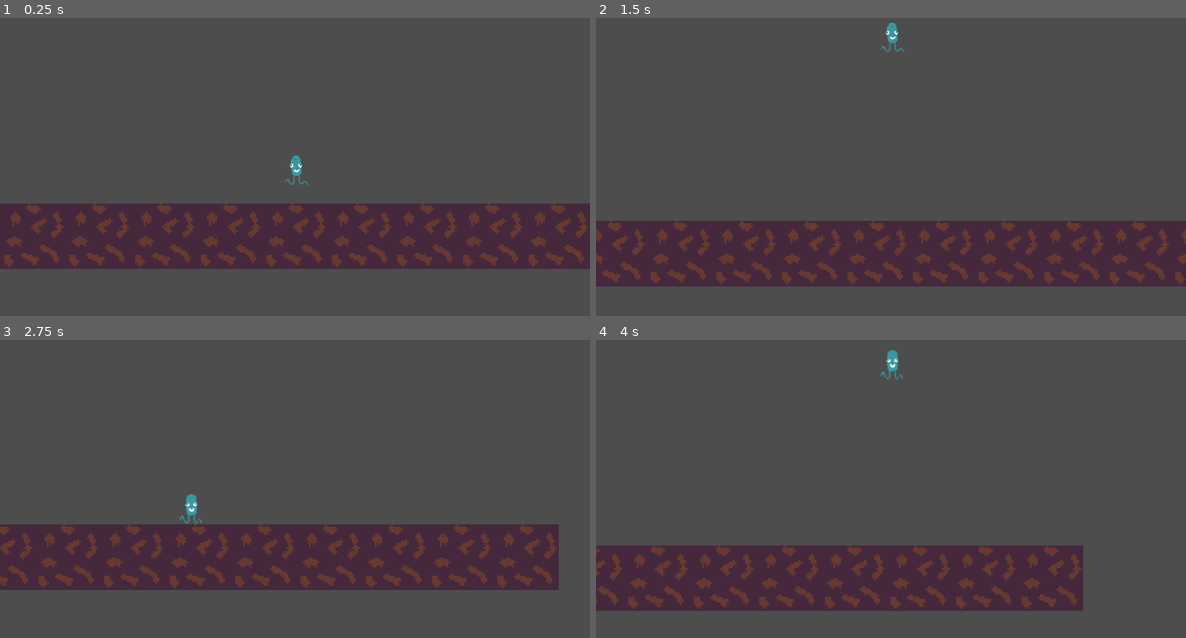
Above: before the commit, frames 1-4 (two rows, left to right).
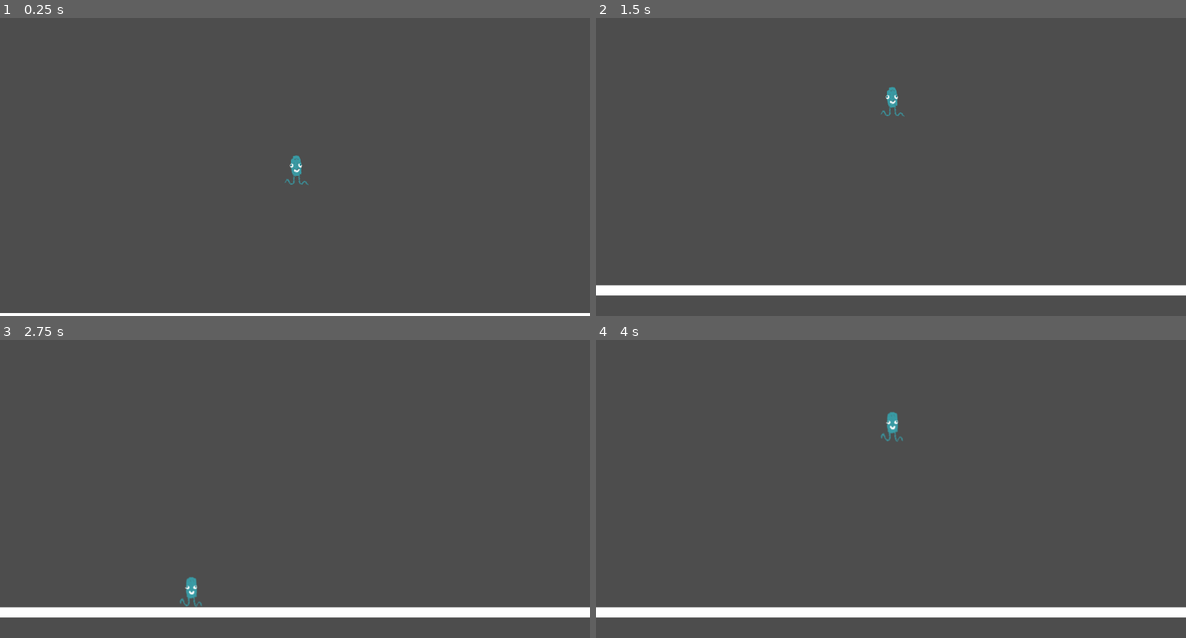
Above: after the commit, the same moments.

Repository: ThePressedGames/Hell-o-Borus
Game: Godot game, scene res://Scenes/PrototypeScenes/ProceduralGeneration/procedural_generation_test.tscn
Same seed, same stepped clock (60 frames per second), same inputs: the game is played once before the commit and once after it.
Inputs:
- Up to frame 1 (0.25 s): no input
- Up to frame 2 (1.5 s): hold Right (move-right) from 0.53 s (still down); tap Space (jump) at 0.77 s
- Up to frame 3 (2.75 s): tap Space (jump) at 1.52 s; release Right (move-right) at 2.03 s; hold Left (move-left) from 2.03 s (still down)
- Up to frame 4 (4 s): release Left (move-left) at 2.78 s; hold Right (move-right) from 2.78 s (still down); tap Space (jump) at 3.02, 3.77 s

The runs differ from the first frame. In frame 1, 23% of the frame differs, in the area x 0-100%, y 62-100%; in frame 2, 26%, in the area x 0-100%, y 1-94%; in frame 3, 25%; in frame 4, 21%.

Commit message:
Updated procedural generation, now using basic shapes instead of tiles

Diff:
--- a/Scenes/PrototypeScenes/ProceduralGeneration/procedural_generator.gd
+++ b/Scenes/PrototypeScenes/ProceduralGeneration/procedural_generator.gd
@@ -2,34 +2,37 @@
 extends Node2D
 
 # Bottom limit to instantiate ground tiles in px
-const GROUND_BOTTOM_LIMIT = 640
-# Tile size in px
-const TILE_SIZE = 128
+@export var ground_bottom_limit = 640
 
 @export var player: Player
 
-@export_group("Tiles", "tile_")
-@export var ground_tile: PackedScene
-
-var instantiated_tiles: Array
+# var instantiated_tiles: Array
 
 # Called when the node enters the scene tree for the first time.
 func _ready():
 
-	# Loop to instantiate all tiles
-	for i in range(-4, 8) : # Range values HARDCODED
-		var tile = ground_tile.instantiate()
+	# Static body for ground
+	var ground = StaticBody2D.new()
 
-		# Calculate and set tile position
-		var tile_position = Vector2(player.position.x + (i * TILE_SIZE), GROUND_BOTTOM_LIMIT)
-		tile.position = tile_position
+	# Ground collision shape setup
+	var ground_collision = CollisionShape2D.new()
+	var ground_shape = RectangleShape2D.new()
+	ground_shape.size = Vector2(10000, 20)
+	ground_collision.set_shape(ground_shape)
+	ground.add_child(ground_collision)
 
-		print("Instantiating tile in position " + str(tile.position))
+	# Ground mesh setup
+	var ground_mesh_instance = MeshInstance2D.new()
+	var ground_mesh = QuadMesh.new()
+	ground_mesh.size = ground_shape.size
+	ground_mesh_instance.set_mesh(ground_mesh)
+	ground.add_child(ground_mesh_instance)
 
-		# Spawn tile
-		add_child(tile)
+	# Ground positioning and instantiating
+	ground.set_position(Vector2(500, ground_bottom_limit))
+	add_child(ground)
 
-		instantiated_tiles.append(tile)
+	# instantiated_tiles.append(tile)
 
 # Called every frame. 'delta' is the elapsed time since the previous frame.
 func _process(delta):
--- a/Scenes/PrototypeScenes/ProceduralGeneration/procedural_generator.tscn
+++ b/Scenes/PrototypeScenes/ProceduralGeneration/procedural_generator.tscn
@@ -1,8 +1,7 @@
-[gd_scene load_steps=3 format=3 uid="uid://crjumbkujnhpg"]
+[gd_scene load_steps=2 format=3 uid="uid://crjumbkujnhpg"]
 
 [ext_resource type="Script" path="res://Scenes/PrototypeScenes/ProceduralGeneration/procedural_generator.gd" id="1_656ed"]
-[ext_resource type="PackedScene" uid="uid://c5ixk4lub6380" path="res://Scenes/PrototypeScenes/ProceduralGeneration/map_tile.tscn" id="2_ob2lw"]
 
 [node name="ProceduralGenerator" type="Node2D"]
 script = ExtResource("1_656ed")
-ground_tile = ExtResource("2_ob2lw")
+ground_bottom_limit = 800
